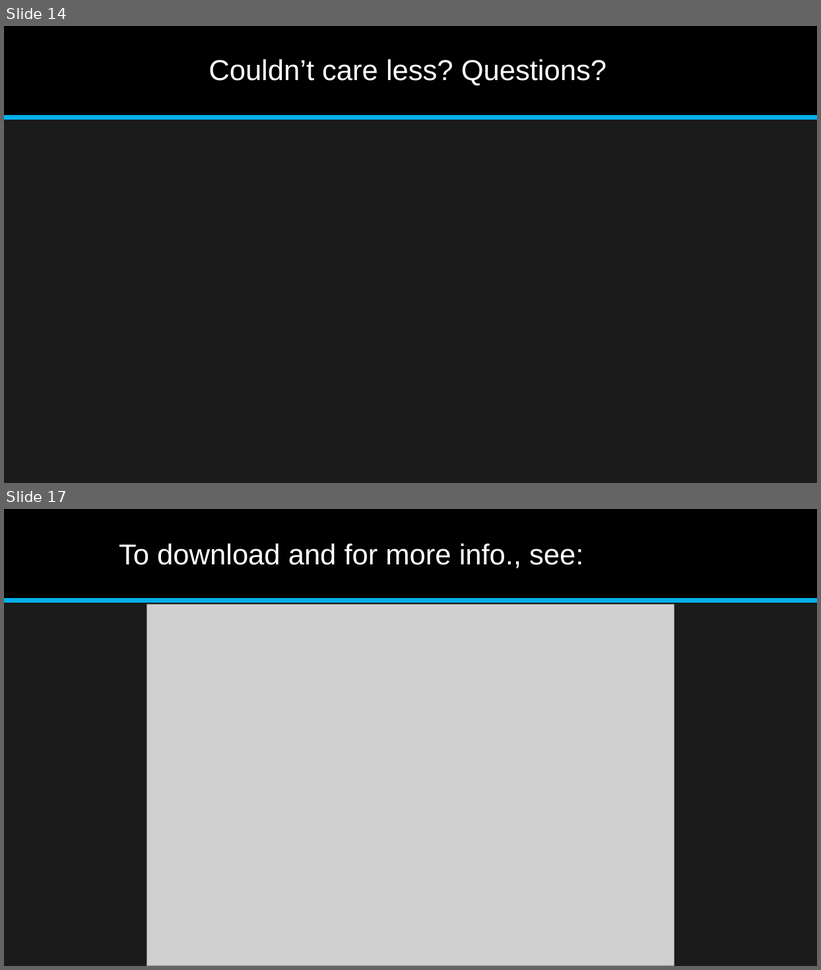
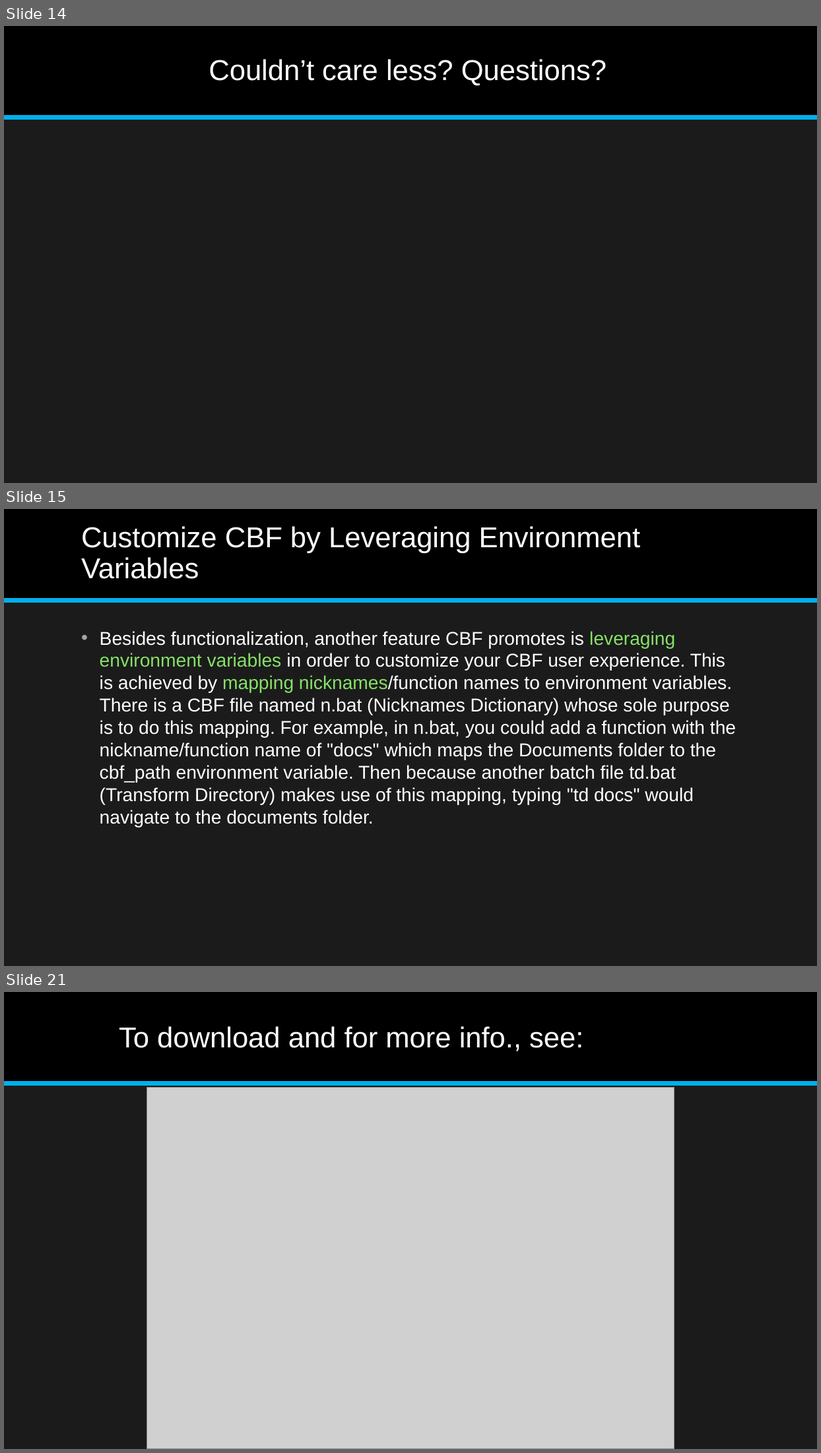
Before and after one commit to jonathan-r-jones/Composable-Batch-Files, a slide deck: Composable Batch File Helper.pptx. Shown one above the other, each under a label of ours: slides 14 and 17 before the commit, slides 14, 15 and 21 after it; the slides between them are not shown. The pictures are 821x970 and 821x1453 pixels, drawn with LibreOffice and Linux fonts; fonts in the diff are those of the drawing; grey boxes stand for pictures. Boxes give left, top, right and bottom in pixels: in the first picture for what was removed or moved away, otherwise in the second. Text is boxed around its words. In the diff, an @@ line names an element or a change of style, - is before the commit and + after.

```diff
--- a/Composable Batch File Helper.pptx
+++ b/Composable Batch File Helper.pptx
@@ slide 15 added at (4,509,817,966), background #1B1B1B; not listed: 2 template elements that a slide beside it also shows @@
@@ title added at (81,526,640,579), 34 pt, text #FFFFFF @@
+Customize CBF by Leveraging Environment Variables
@@ text added at (100,631,736,828), 22 pt, text #FFFFFF @@
+• Besides functionalization, another feature CBF promotes is leveraging environment variables in order to customize your CBF user experience. This is achieved by mapping nicknames/function names to environment variables. There is a CBF file named n.bat (Nicknames Dictionary) whose sole purpose is to do this mapping. For example, in n.bat, you could add a function with the nickname/function name of "docs" which maps the Documents folder to the cbf_path environment variable. Then because another batch file td.bat (Transform Directory) makes use of this mapping, typing "td docs" would navigate to the documents folder.
@@ what was slide 17 is now slide 21 @@
```
Also in this commit, not shown: 2 slides changed, 4 other slides added, 1 slide removed, 2 other files.
